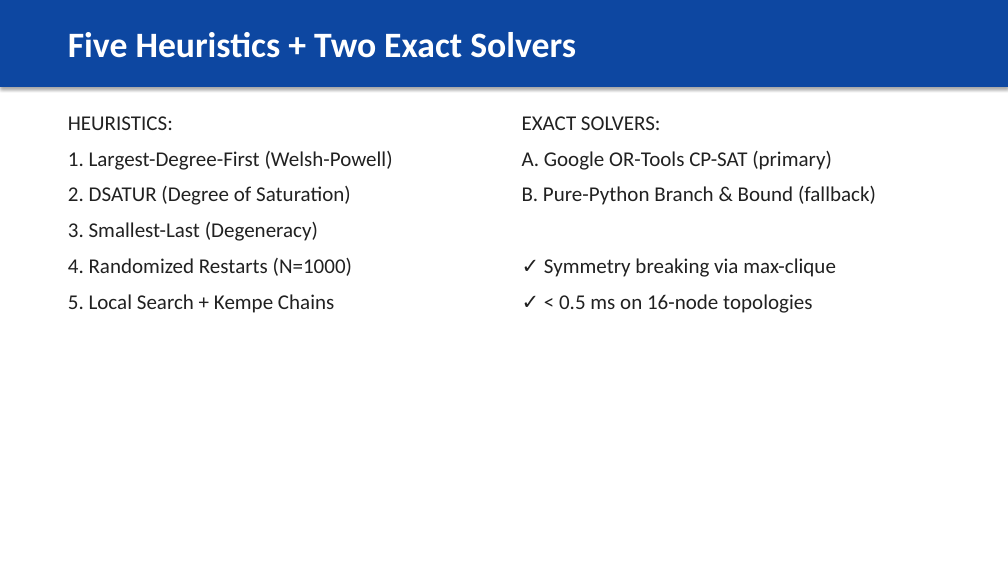
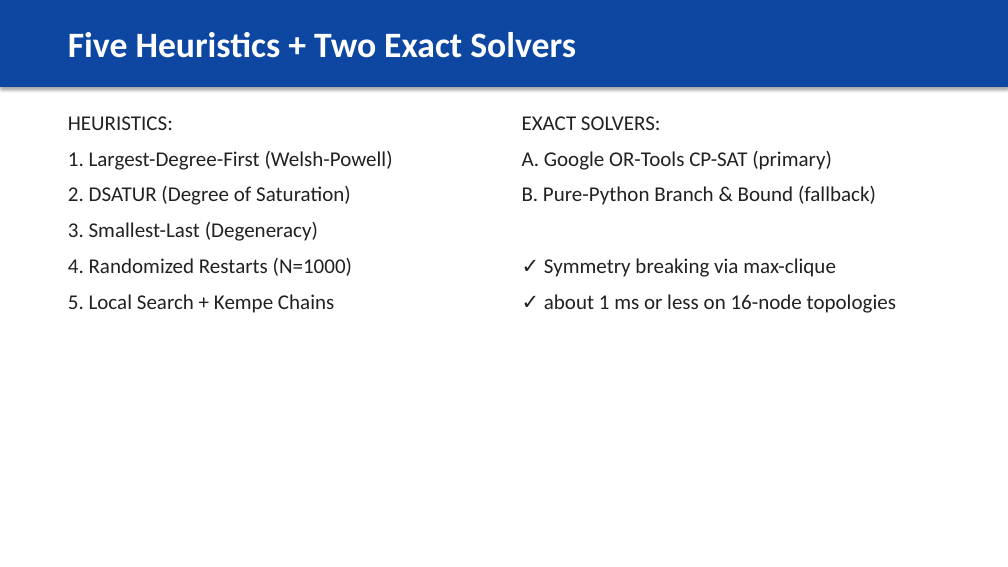
Before and after one commit to athishio/tdma-schedule-optimizer, a slide deck: slide 4 of docs/presentation.pptx. Drawn at 1008x567 pixels with LibreOffice and Linux fonts; fonts in the diff are those of the drawing. Boxes give left, top, right and bottom in pixels: in the first picture for what was removed or moved away, otherwise in the second. Text is boxed around its words. In the diff, an @@ line names an element or a change of style, - is before the commit and + after.

```diff
--- a/docs/presentation.pptx
+++ b/docs/presentation.pptx
@@ text at (544, 294, 896, 313): text changed @@
-✓ < 0.5 ms on 16-node topologies
+✓ about 1 ms or less on 16-node topologies
```
Also in this commit, not shown: 6 other slides changed, 4 other files.
